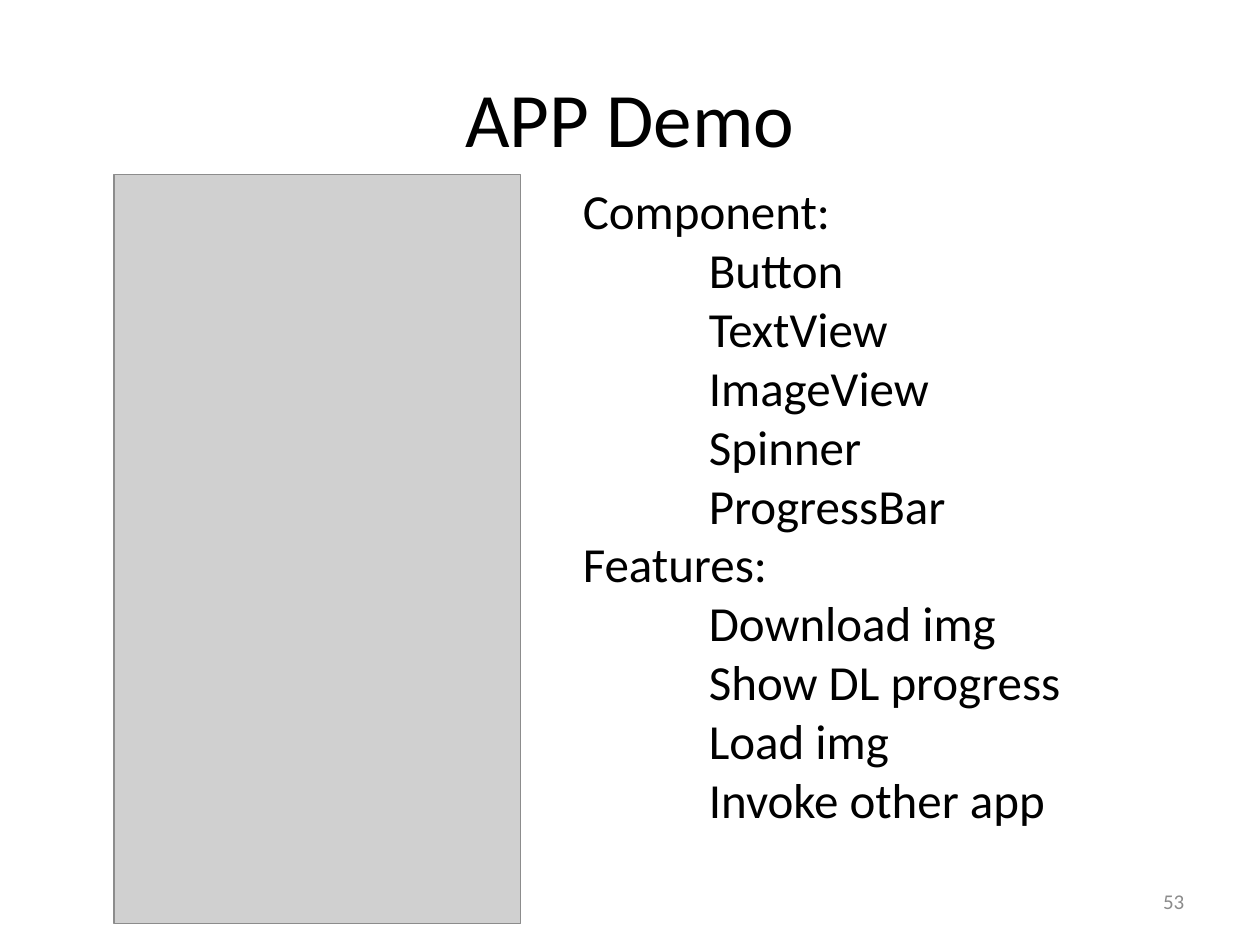
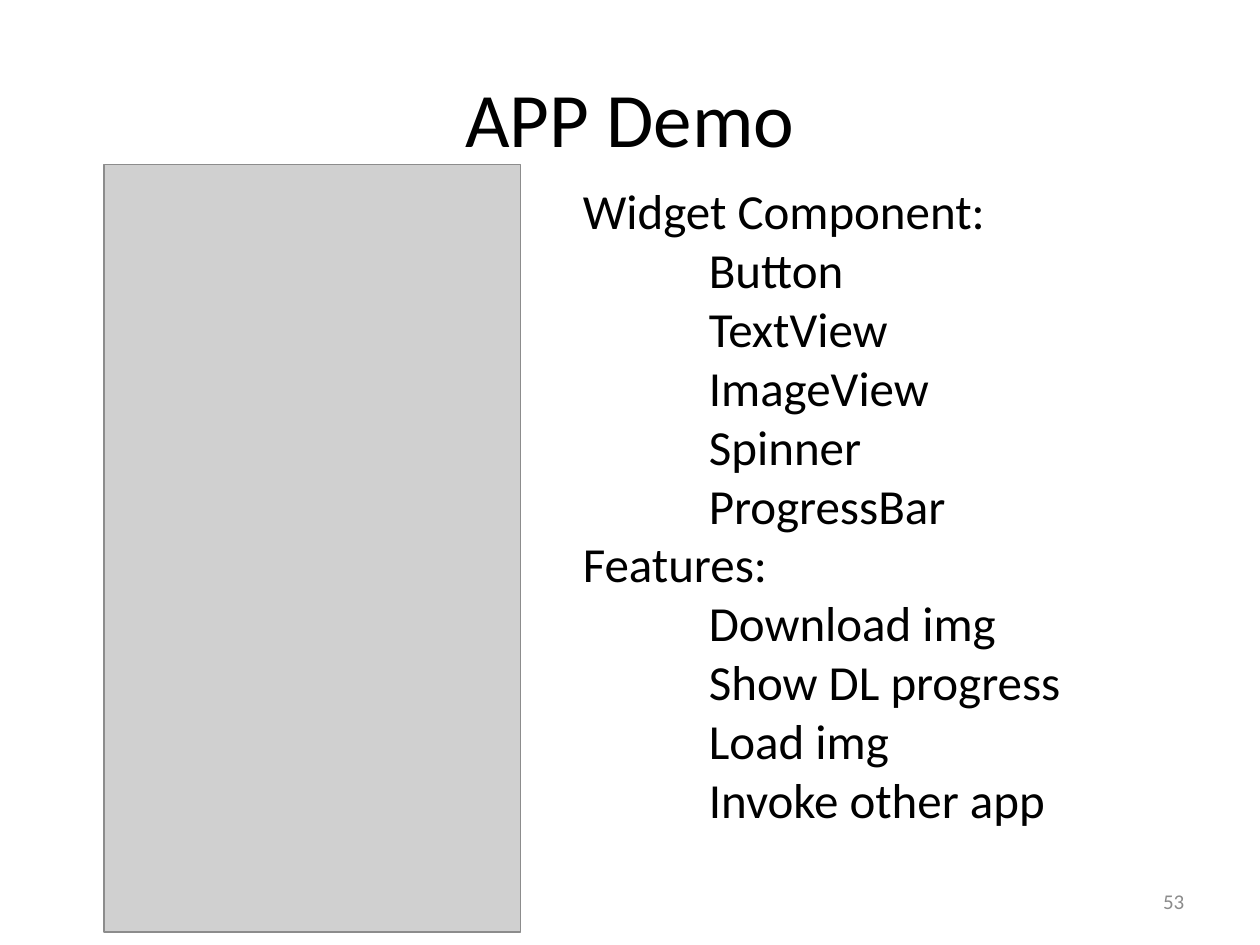
Before and after one commit to hs9021401/FIT_Android, a slide deck: slide 53 of The introduction of Android.pptx. Drawn at 1260x945 pixels with LibreOffice and Linux fonts; fonts in the diff are those of the drawing; grey boxes stand for pictures. Boxes give left, top, right and bottom in pixels: in the first picture for what was removed or moved away, otherwise in the second. Text is boxed around its words. In the diff, an @@ line names an element or a change of style, - is before the commit and + after.

```diff
--- a/The introduction of Android.pptx
+++ b/The introduction of Android.pptx
@@ picture: place and size @@
-picture at <box>115,175,522,924</box>
+picture at <box>105,165,522,932</box>
@@ text at <box>583,195,985,238</box>: text changed @@
-Component:
+Widget Component:
```
Also in this commit, not shown: 16 other slides changed, 3 slides added, 2 other files.
